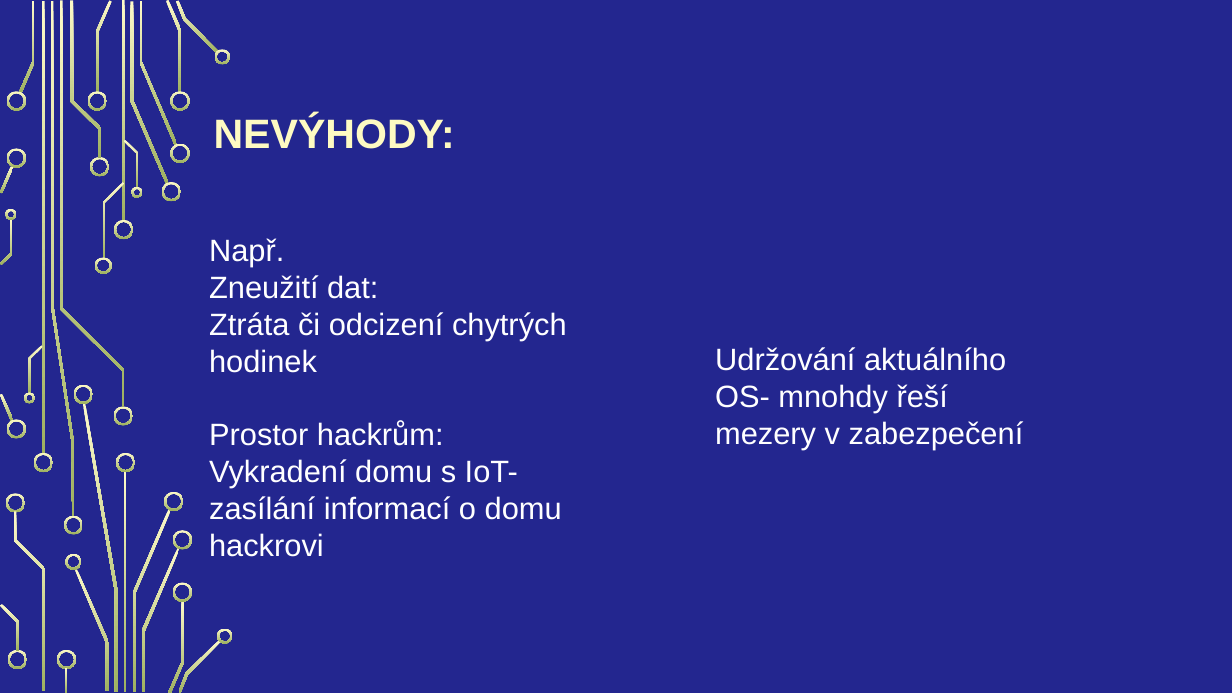
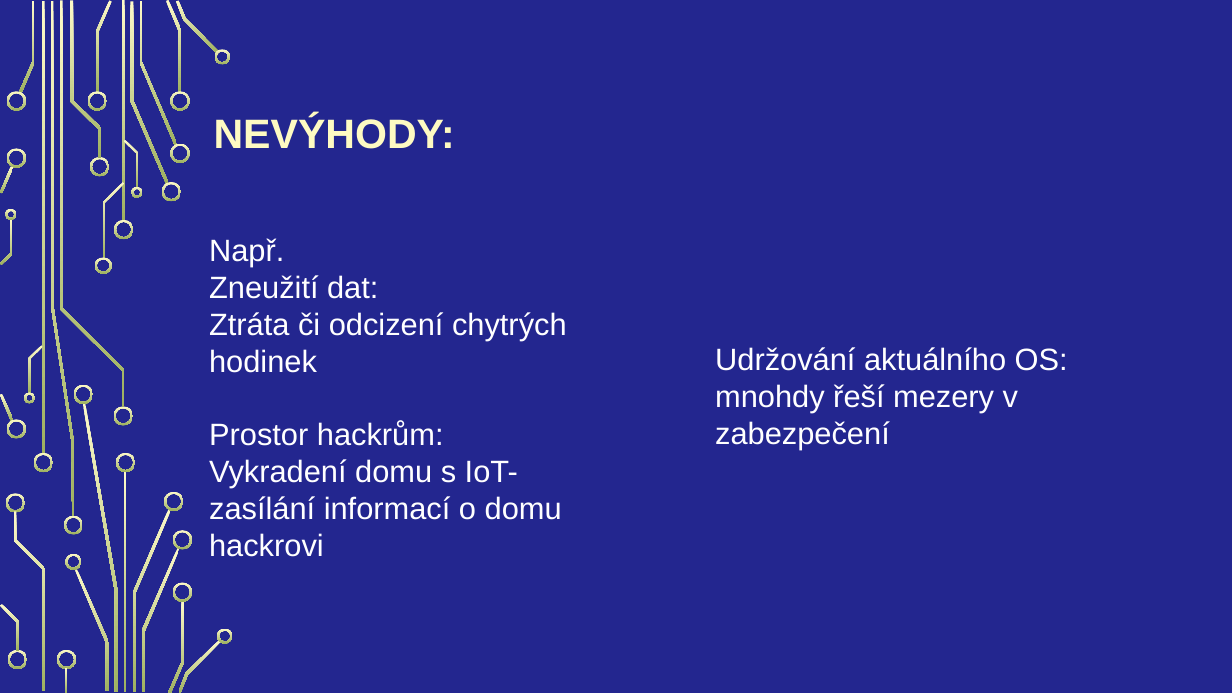
Before and after one commit to Vojta2809/Internet-v-c-a-chytr-m-sta, a slide deck: slide 6 of langsadl.pptx. Drawn at 1232x693 pixels with LibreOffice and Linux fonts; fonts in the diff are those of the drawing; background and template pictures are left out. Boxes give left, top, right and bottom in pixels: in the first picture for what was removed or moved away, otherwise in the second. Text is boxed around its words. In the diff, an @@ line names an element or a change of style, - is before the commit and + after.

```diff
--- a/langsadl.pptx
+++ b/langsadl.pptx
@@ text at box(715, 347, 1068, 449): text changed @@
-Udržování aktuálního OS- mnohdy řeší mezery v zabezpečení
+Udržování aktuálního OS: mnohdy řeší mezery v zabezpečení
```
Also in this commit, not shown: 1 other slide changed, 6 slides added.
